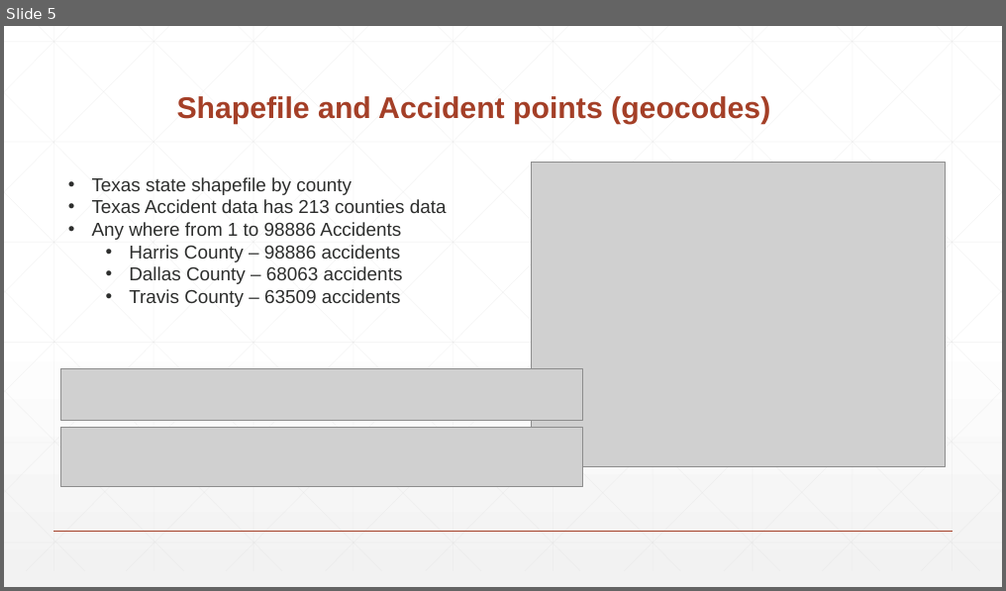
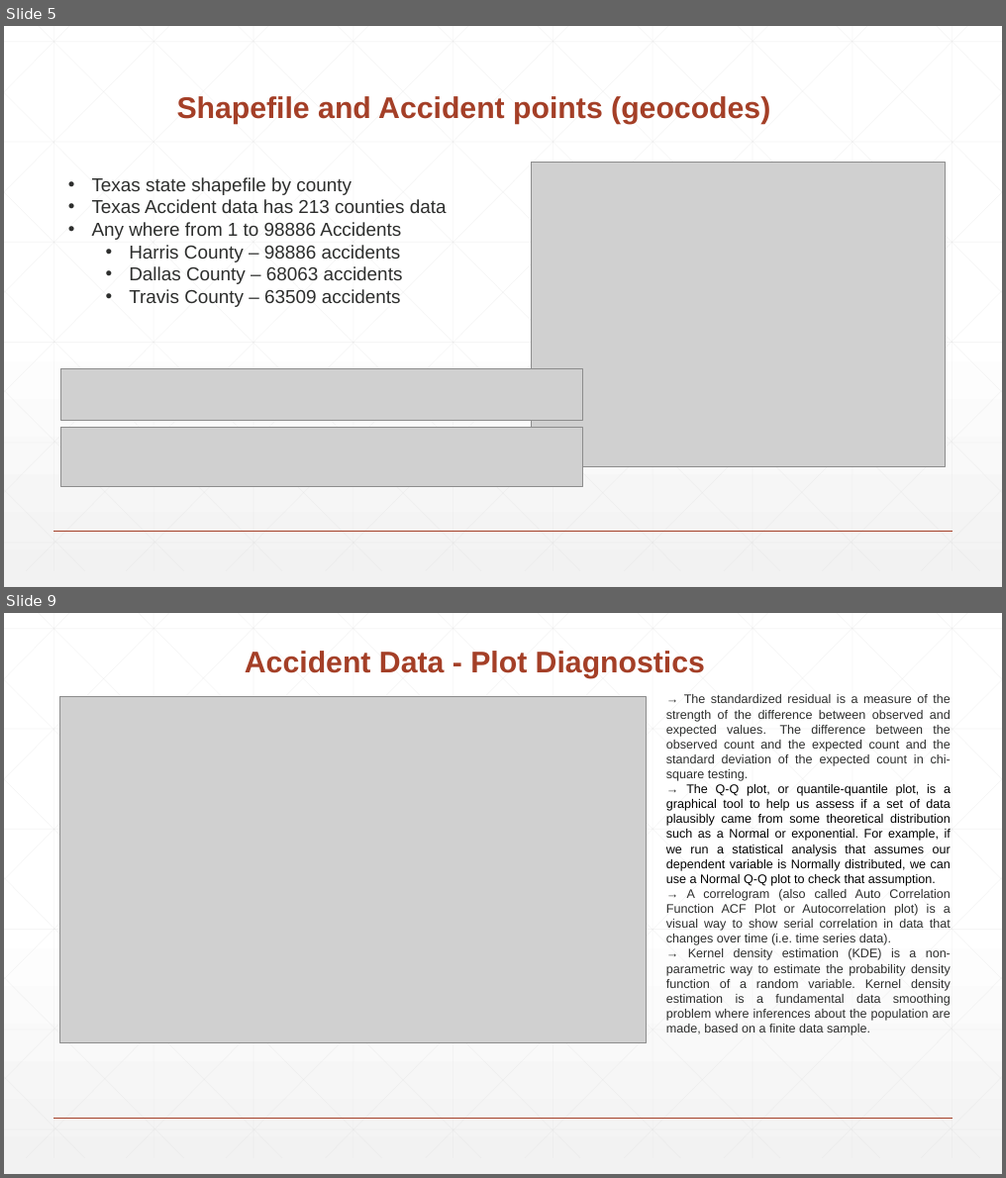
Before and after one commit to sureshdontha/Regis_DS692Practicum_I, a slide deck: Data Practicum I - Presentation Slides.pptx. Shown one above the other, each under a label of ours: slide 5 before the commit, slides 5 and 9 after it; the slides between them are not shown. The pictures are 1006x591 and 1006x1178 pixels, drawn with LibreOffice and Linux fonts; fonts in the diff are those of the drawing; grey boxes stand for pictures. Boxes give left, top, right and bottom in pixels: in the first picture for what was removed or moved away, otherwise in the second. Text is boxed around its words. In the diff, an @@ line names an element or a change of style, - is before the commit and + after.

```diff
--- a/Data Practicum I - Presentation Slides.pptx
+++ b/Data Practicum I - Presentation Slides.pptx
@@ slide 9 added at [4, 613, 1002, 1174], background gradient #FFFFFF to #F2F2F2; not listed: 47 template elements that a slide beside it also shows @@
@@ title added at [245, 651, 705, 678], 28.8 pt, text #A43F27, bold @@
+Accident Data - Plot Diagnostics
@@ picture added at [60, 697, 647, 1044] @@
@@ text added at [666, 694, 950, 1036], 12 pt, text #2D2E2D @@
+→ The standardized residual is a measure of the strength of the difference between observed and expected values. The difference between the observed count and the expected count and the standard deviation of the expected count in chi-square testing.
+→ The Q-Q plot, or quantile-quantile plot, is a graphical tool to help us assess if a set of data plausibly came from some theoretical distribution such as a Normal or exponential. For example, if we run a statistical analysis that assumes our dependent variable is Normally distributed, we can use a Normal Q-Q plot to check that assumption.
+→ A correlogram (also called Auto Correlation Function ACF Plot or Autocorrelation plot) is a visual way to show serial correlation in data that changes over time (i.e. time series data).
+→ Kernel density estimation (KDE) is a non-parametric way to estimate the probability density function of a random variable. Kernel density estimation is a fundamental data smoothing problem where inferences about the population are made, based on a finite data sample.
```
Also in this commit, not shown: 6 slides changed, 1 slide removed.
